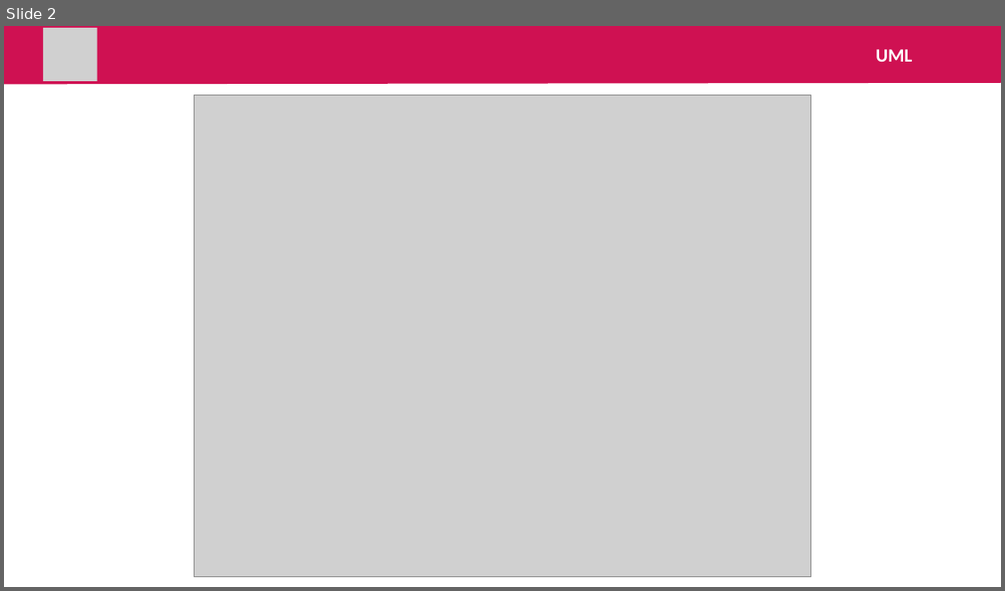
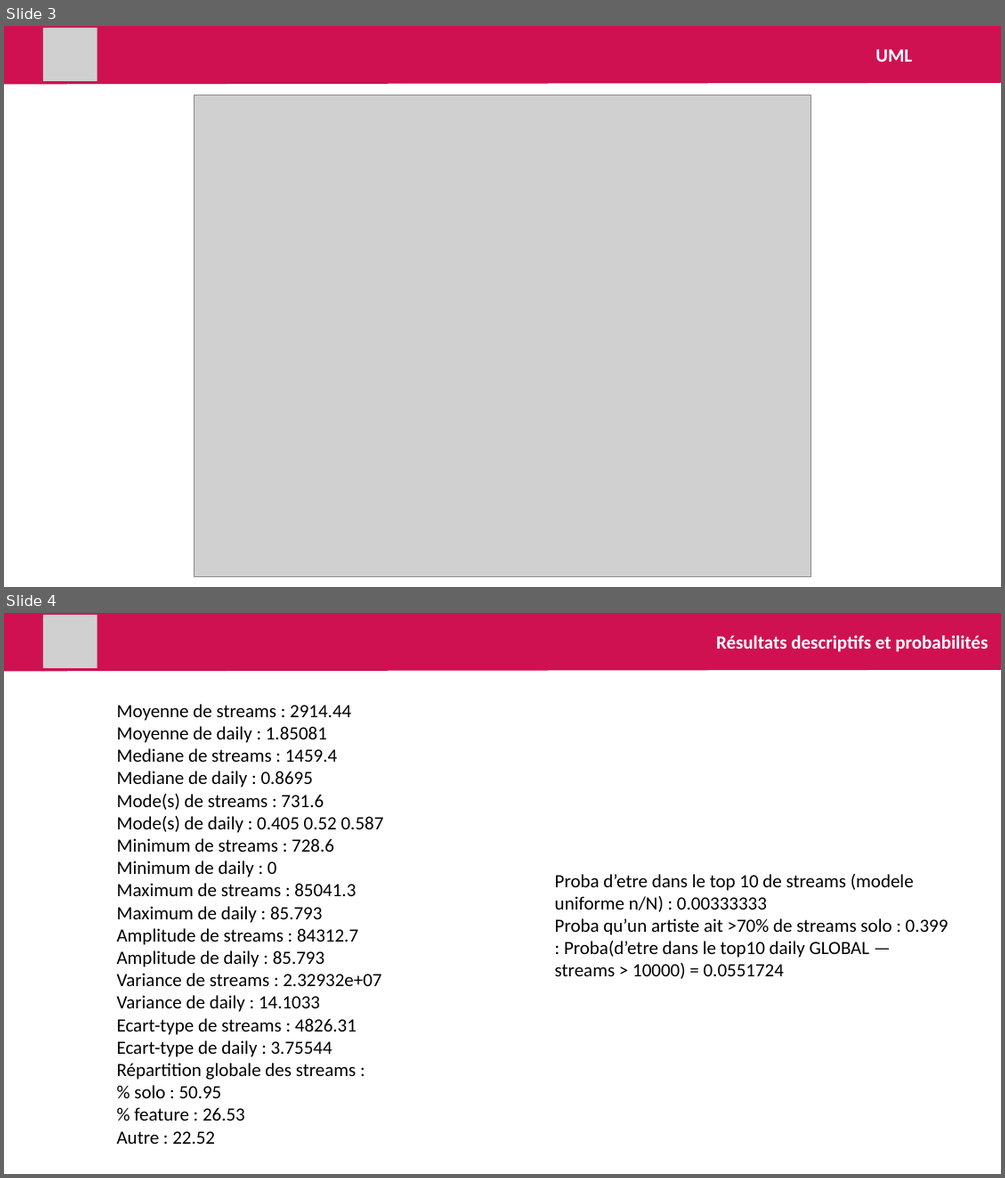
Before and after one commit to Seekawan/Cplusplus-Statistiques, a slide deck: include/statsC++.pptx. Shown one above the other, each under a label of ours: slide 2 before the commit, slides 3 and 4 after it. The pictures are 1005x591 and 1005x1178 pixels, drawn with LibreOffice and Linux fonts; fonts in the diff are those of the drawing; grey boxes stand for pictures. Boxes give left, top, right and bottom in pixels: in the first picture for what was removed or moved away, otherwise in the second. Text is boxed around its words. In the diff, an @@ line names an element or a change of style, - is before the commit and + after.

```diff
--- a/include/statsC++.pptx
+++ b/include/statsC++.pptx
@@ slide 4 added at (4, 613, 1001, 1174), background #FFFFFF @@
@@ freeform shape added at (4, 613, 1001, 672), fill #CF1152 @@
@@ picture added at (43, 615, 97, 667) @@
@@ text added at (716, 635, 987, 652), 18 pt, text #FFFFFF, bold @@
+Résultats descriptifs et probabilités
@@ text added at (117, 704, 384, 1143), 18 pt, text #000000 @@
+Moyenne de streams : 2914.44
+Moyenne de daily : 1.85081
+Mediane de streams : 1459.4
+Mediane de daily : 0.8695
+Mode(s) de streams : 731.6
+Mode(s) de daily : 0.405 0.52 0.587
+Minimum de streams : 728.6
+Minimum de daily : 0
+Maximum de streams : 85041.3
+Maximum de daily : 85.793
+Amplitude de streams : 84312.7
+Amplitude de daily : 85.793
+Variance de streams : 2.32932e+07
+Variance de daily : 14.1033
+Ecart-type de streams : 4826.31
+Ecart-type de daily : 3.75544
+Répartition globale des streams :
+% solo : 50.95
+% feature : 26.53
+Autre : 22.52
@@ text added at (555, 874, 948, 979), 18 pt, text #000000 @@
+Proba d’etre dans le top 10 de streams (modele
+uniforme n/N) : 0.00333333
+Proba qu’un artiste ait >70% de streams solo : 0.399
+: Proba(d’etre dans le top10 daily GLOBAL —
+streams > 10000) = 0.0551724
@@ what was slide 2 is now slide 3 @@
```
Also in this commit, not shown: 1 other slide added.
